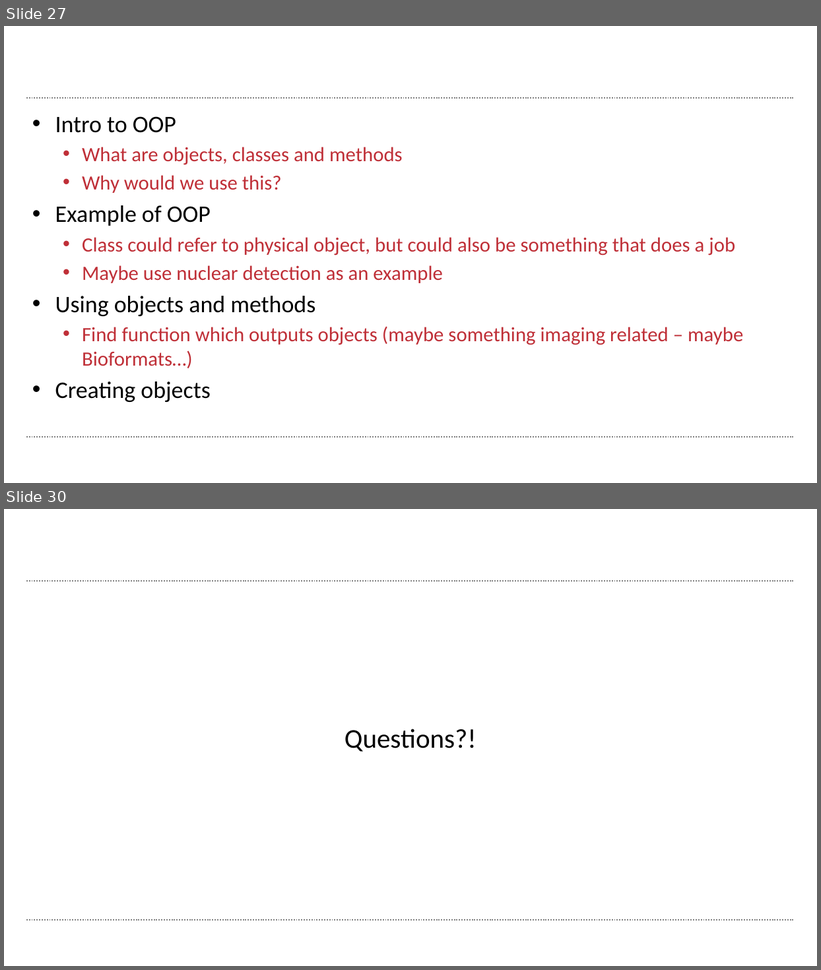
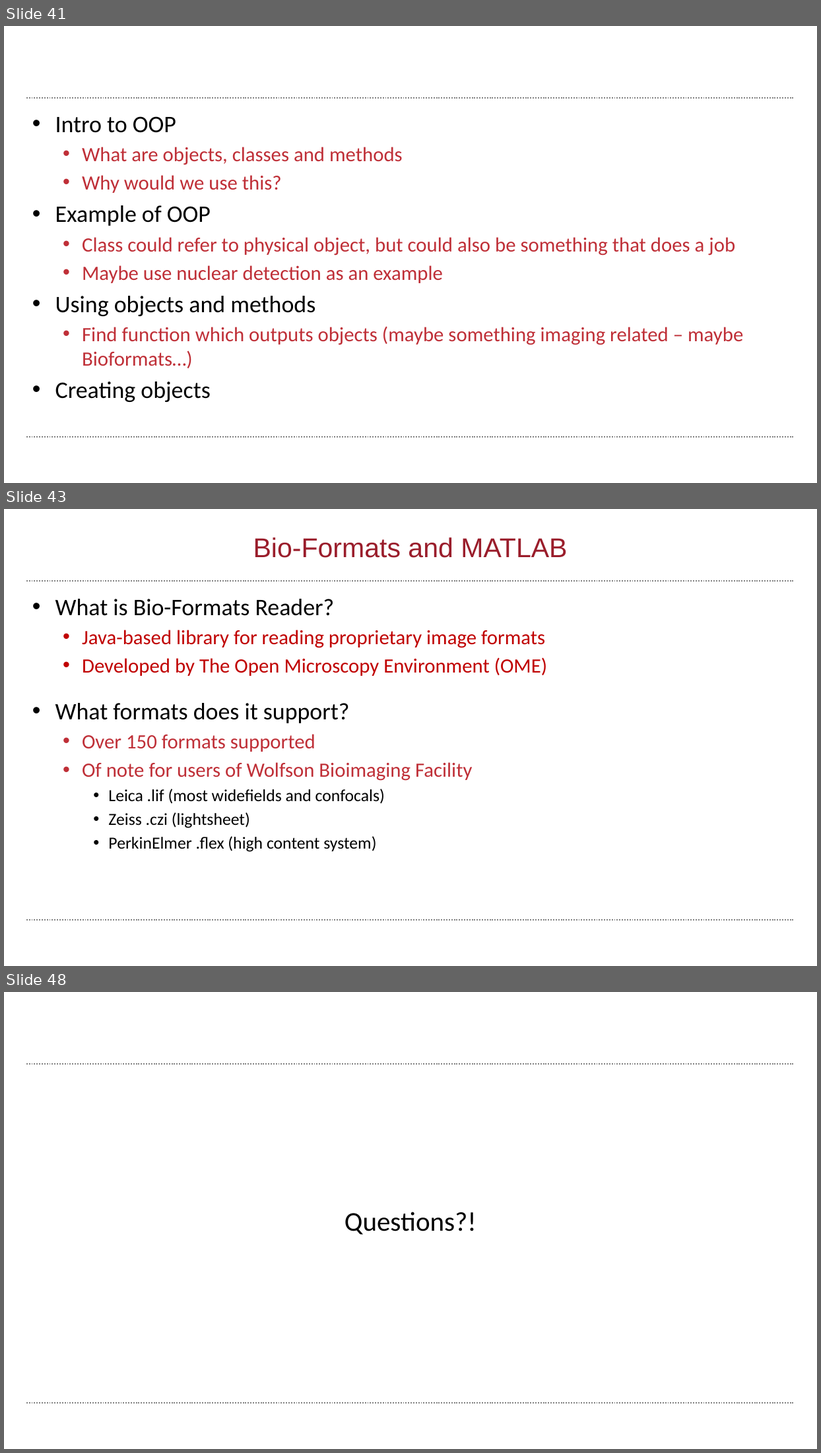
Before and after one commit to wbif-bristol/MATLAB-course, a slide deck: Session 3 - Advanced data structures/MATLAB Session 3.pptx. Shown one above the other, each under a label of ours: slides 27 and 30 before the commit, slides 41, 43 and 48 after it; the slides between them are not shown. The pictures are 821x970 and 821x1453 pixels, drawn with LibreOffice and Linux fonts; fonts in the diff are those of the drawing; background and template pictures are left out. Boxes give left, top, right and bottom in pixels: in the first picture for what was removed or moved away, otherwise in the second. Text is boxed around its words. In the diff, an @@ line names an element or a change of style, - is before the commit and + after.

Commit message:
Started on Bio-Formats reader content

```diff
--- a/Session 3 - Advanced data structures/MATLAB Session 3.pptx
+++ b/Session 3 - Advanced data structures/MATLAB Session 3.pptx
@@ slide 43 added at [4,509,817,966], background #FFFFFF; not listed: 2 template elements that a slide beside it also shows @@
@@ title added at [253,537,567,558], 32 pt, text #9A1D2B @@
+Bio-Formats and MATLAB
@@ text added at [55,599,547,852], 24 pt, text #000000 @@
+• What is Bio-Formats Reader?
+  • Java-based library for reading proprietary image formats
+  • Developed by The Open Microscopy Environment (OME)
+• What formats does it support?
+  • Over 150 formats supported
+  • Of note for users of Wolfson Bioimaging Facility
+    • Leica .lif (most widefields and confocals)
+    • Zeiss .czi (lightsheet)
+    • PerkinElmer .flex (high content system)
@@ what was slide 27 is now slide 41 @@
@@ what was slide 30 is now slide 48 @@
```
Also in this commit, not shown: 9 slides changed, 18 other slides added, 1 slide removed, 22 other files.
